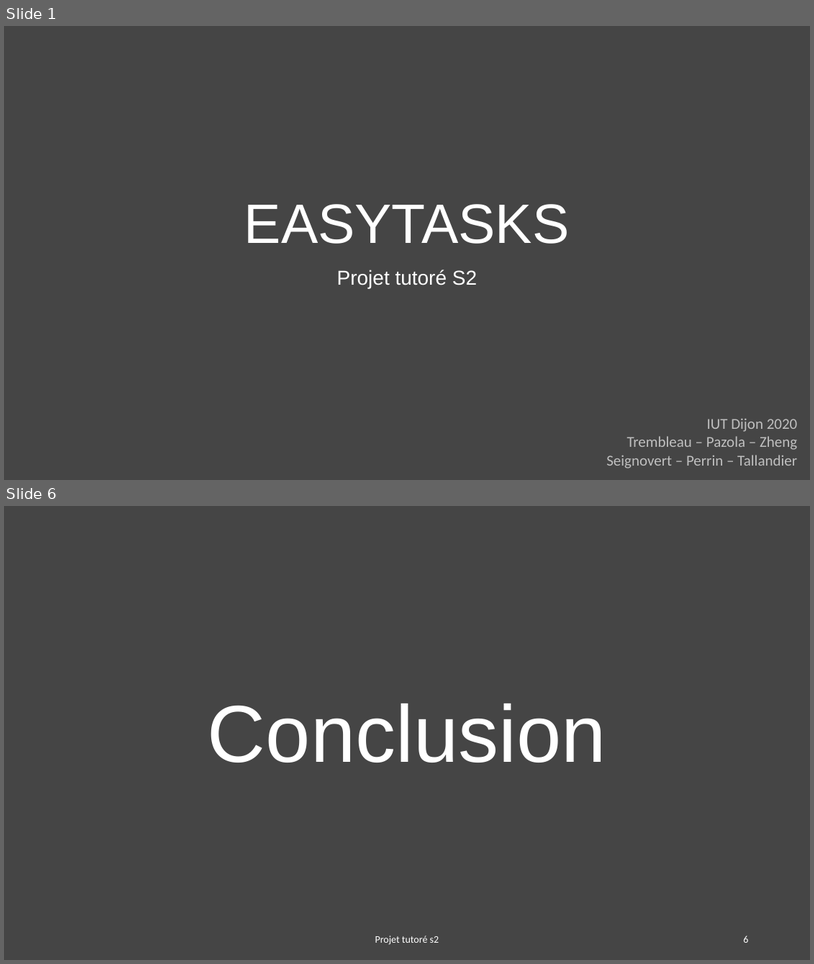
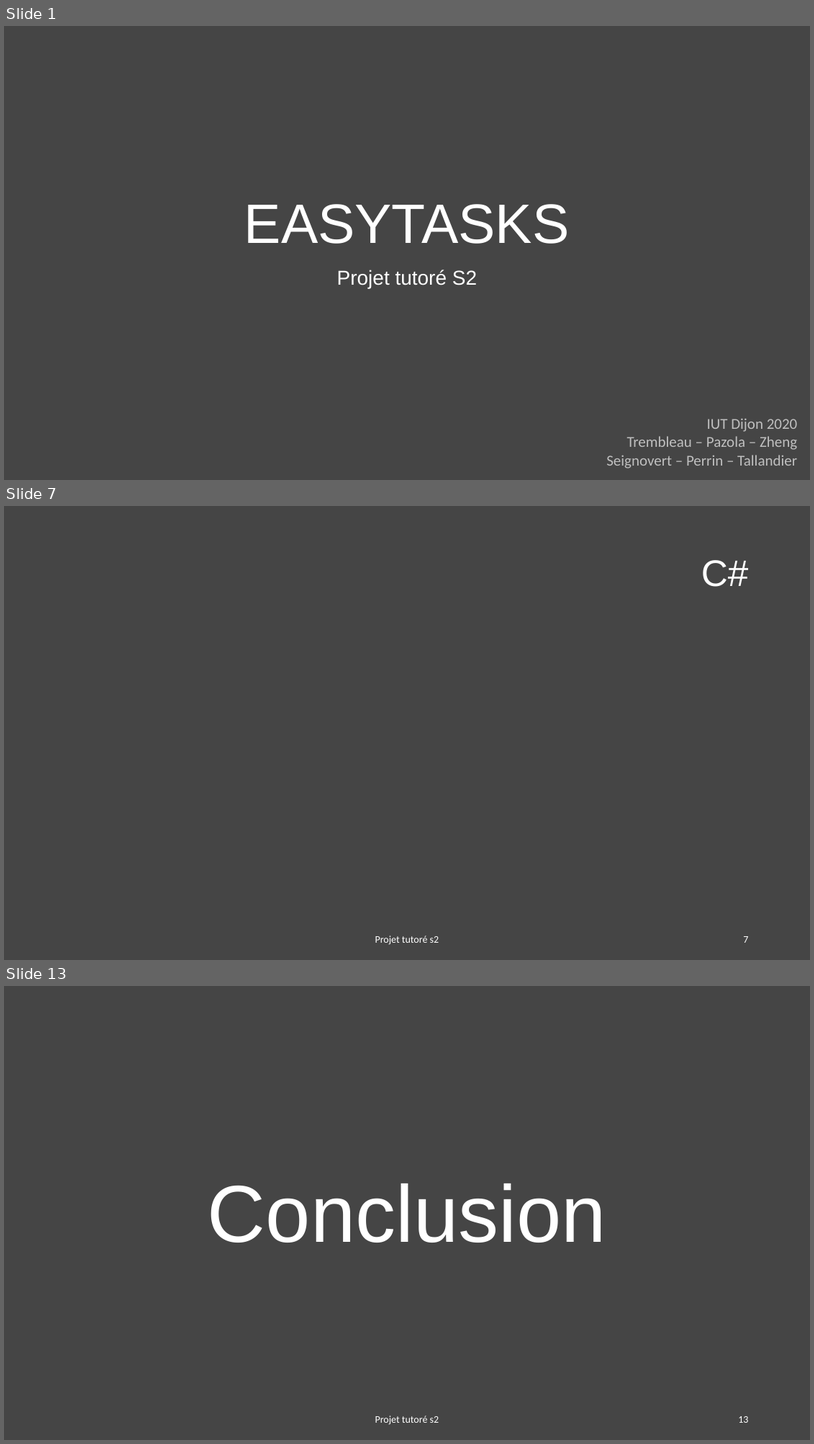
Before and after one commit to Spaicat/IUT-S2-EasyTasks, a slide deck: RDV/RDV1/EASYTASKS.pptx. Shown one above the other, each under a label of ours: slides 1 and 6 before the commit, slides 1, 7 and 13 after it; the slides between them are not shown. The pictures are 814x964 and 814x1444 pixels, drawn with LibreOffice and Linux fonts; fonts in the diff are those of the drawing. Boxes give left, top, right and bottom in pixels: in the first picture for what was removed or moved away, otherwise in the second. Text is boxed around its words. In the diff, an @@ line names an element or a change of style, - is before the commit and + after.

```diff
--- a/RDV/RDV1/EASYTASKS.pptx
+++ b/RDV/RDV1/EASYTASKS.pptx
@@ slide 7 added at (4,506,810,960), background #454545 @@
@@ title added at (702,560,749,587), 44 pt, text #FFFFFF @@
+C#
@@ text added at (376,935,440,944), 12 pt, text #FFFFFF @@
+Projet tutoré s2
@@ page number added at (743,936,748,942), 12 pt, text #FFFFFF @@
+7
@@ what was slide 6 is now slide 13 @@
@@ page number at (738,1416,748,1422): text changed @@
-6
+13
```
Also in this commit, not shown: 4 slides changed, 6 other slides added.
